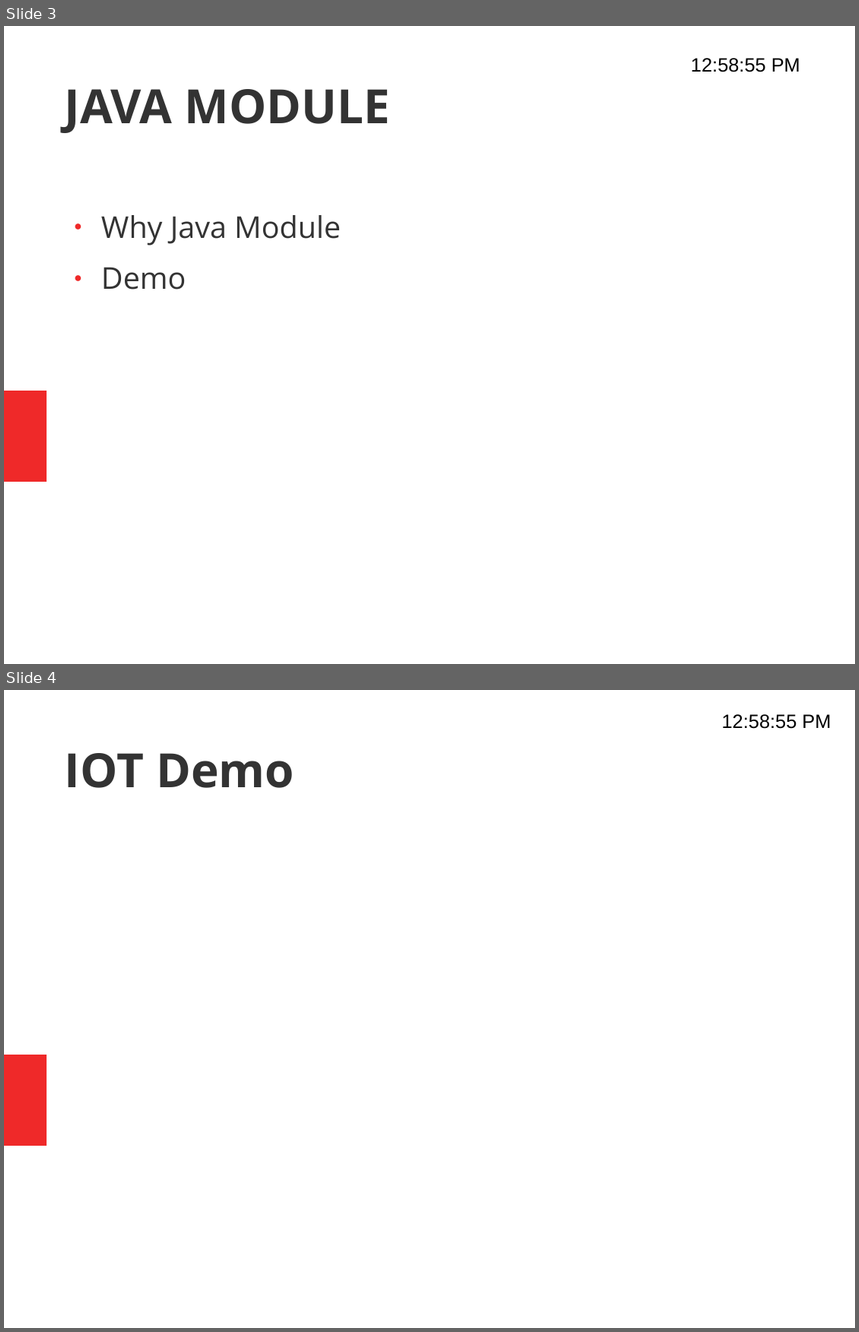
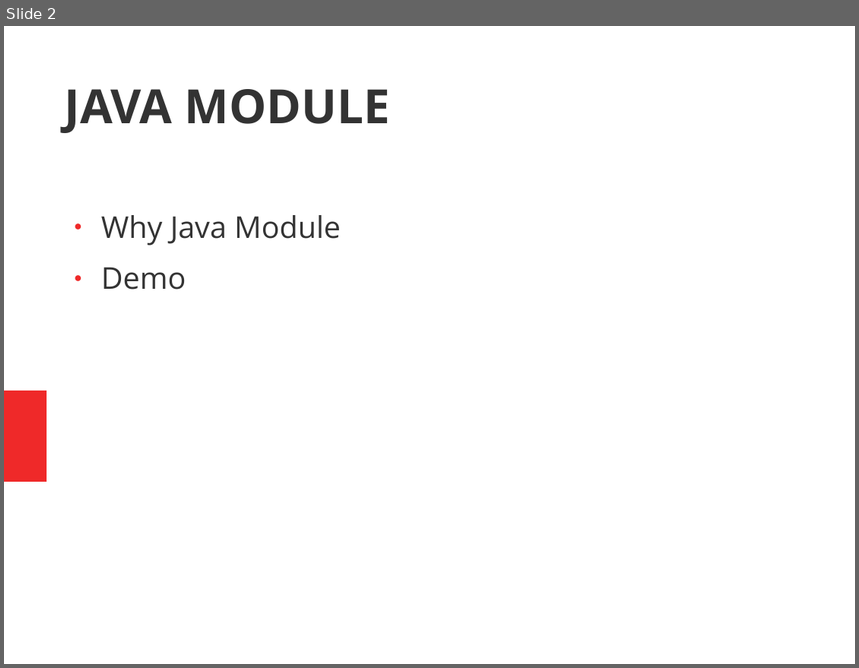
Before and after one commit to nizanthece/java-one, a slide deck: java-one-demo.pptx. Shown one above the other, each under a label of ours: slides 3 and 4 before the commit, slide 2 after it. The pictures are 859x1332 and 859x668 pixels, drawn with LibreOffice and Linux fonts; fonts in the diff are those of the drawing. Boxes give left, top, right and bottom in pixels: in the first picture for what was removed or moved away, otherwise in the second. Text is boxed around its words. In the diff, an @@ line names an element or a change of style, - is before the commit and + after.

```diff
--- a/java-one-demo.pptx
+++ b/java-one-demo.pptx
@@ slide 4 removed at bbox=[4, 690, 855, 1328], background #FFFFFF; not listed: 1 template element that a slide beside it also shows @@
@@ text removed at bbox=[722, 714, 831, 729] @@
-12:58:55 PM
@@ text removed at bbox=[65, 753, 294, 788] @@
-IOT Demo
@@ what was slide 3 is now slide 2 @@
@@ slide 2 changed as well @@
@@ text removed at bbox=[691, 58, 800, 72] @@
-12:58:55 PM
```
Also in this commit, not shown: 4 other slides changed, 2 slides added, 2 other slides removed, 2 other files.
